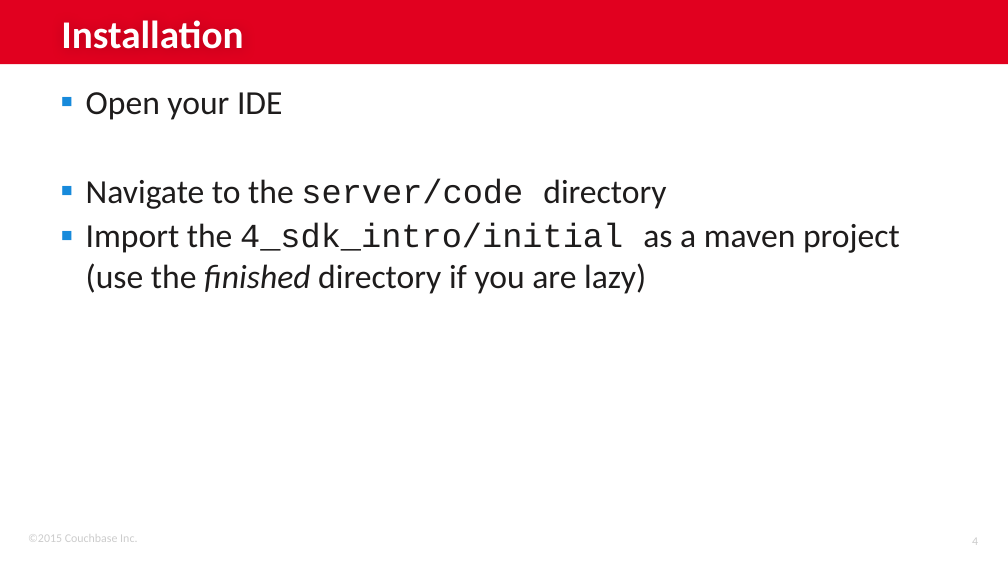
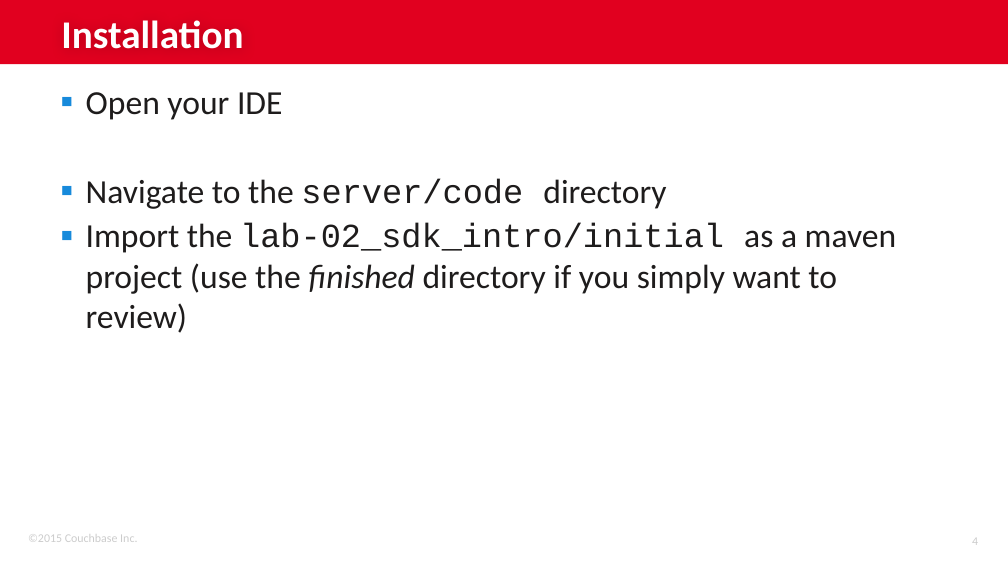
Before and after one commit to subalakr/workshop, a slide deck: slide 4 of server/presentations/Lab-02_Lab_SDK_Intro.pptx. Drawn at 1008x567 pixels with LibreOffice and Linux fonts; fonts in the diff are those of the drawing; background and template pictures are left out. Boxes give left, top, right and bottom in pixels: in the first picture for what was removed or moved away, otherwise in the second. Text is boxed around its words. In the diff, an @@ line names an element or a change of style, - is before the commit and + after.

```diff
--- a/server/presentations/Lab-02_Lab_SDK_Intro.pptx
+++ b/server/presentations/Lab-02_Lab_SDK_Intro.pptx
@@ text at <box>86,223,897,333</box>: text changed @@
-▪ Import the 4_sdk_intro/initial as a maven project (use the finished directory if you are lazy)
+▪ Import the lab-02_sdk_intro/initial as a maven project (use the finished directory if you simply want to review)
```
Also in this commit, not shown: 9 other files.
